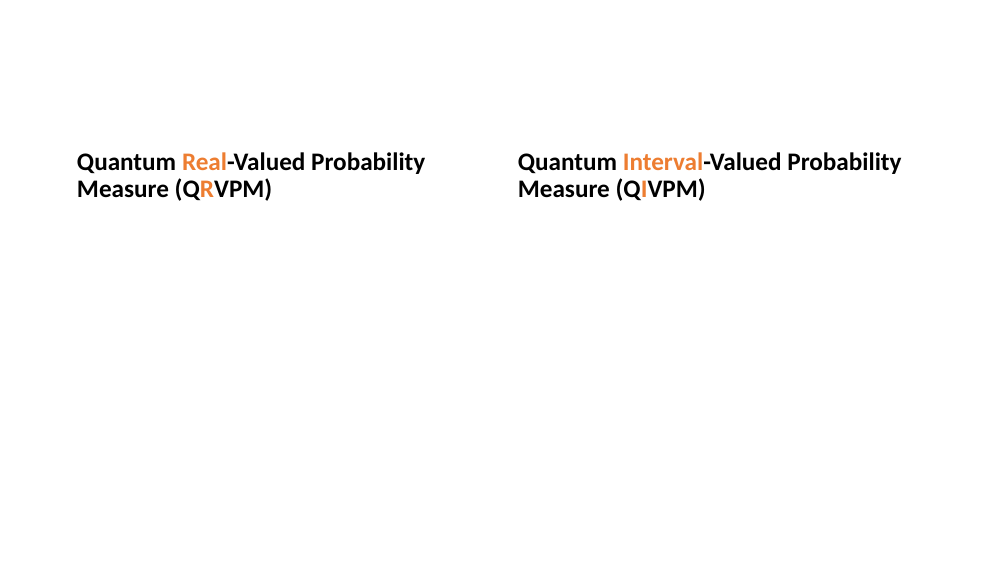
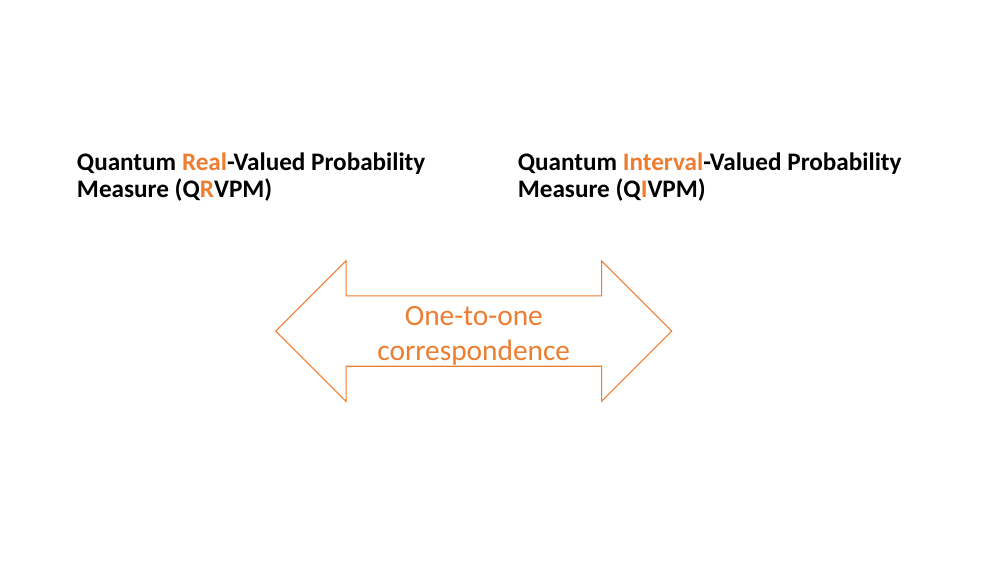
Before and after one commit to yuttai/Contextuality-and-Nonlocality-in-Discrete-Quantum-Theory, a slide deck: slide 12 of prop_letter.pptx. Drawn at 1008x567 pixels with LibreOffice and Linux fonts; fonts in the diff are those of the drawing; grey boxes stand for pictures. Boxes give left, top, right and bottom in pixels: in the first picture for what was removed or moved away, otherwise in the second. Text is boxed around its words. In the diff, an @@ line names an element or a change of style, - is before the commit and + after.

```diff
--- a/prop_letter.pptx
+++ b/prop_letter.pptx
@@ left right arrow added at [276, 261, 672, 402], fill #FFFFFF, outline #ED7D31 1 pt, 28 pt, text #ED7D31 @@
+One-to-one correspondence
```
Also in this commit, not shown: 1 slide added, 2 other files.
